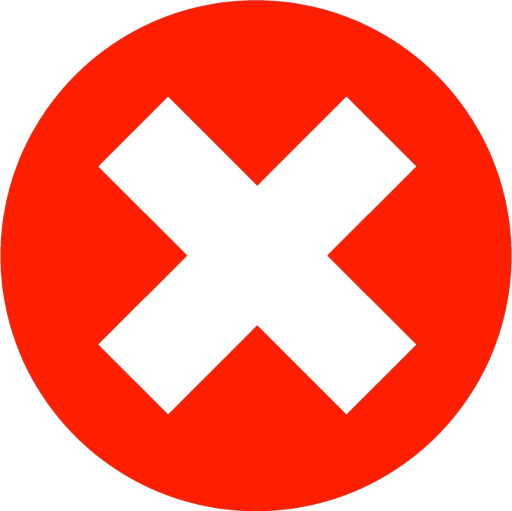
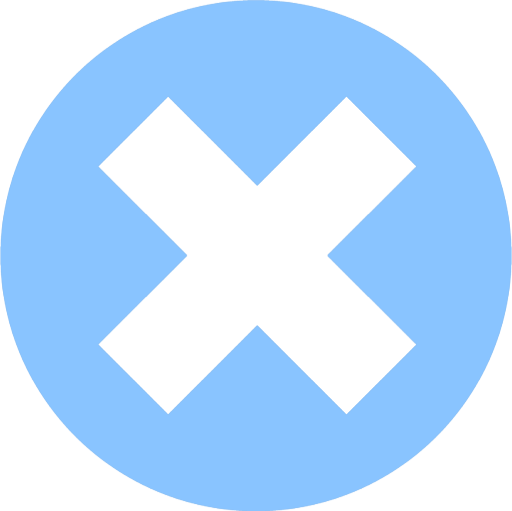
Two versions of the same layered image (512 × 511). Layer-by-layer changes:
hid "red" over [0, 0, 512, 511]
hid "grey" over [0, 0, 512, 511]
added layer "light blue (tag) HOVER" above "light blue (tag)" over [0, 0, 512, 511]
added layer "light blue (tag)" above "blue" over [0, 0, 512, 511]
